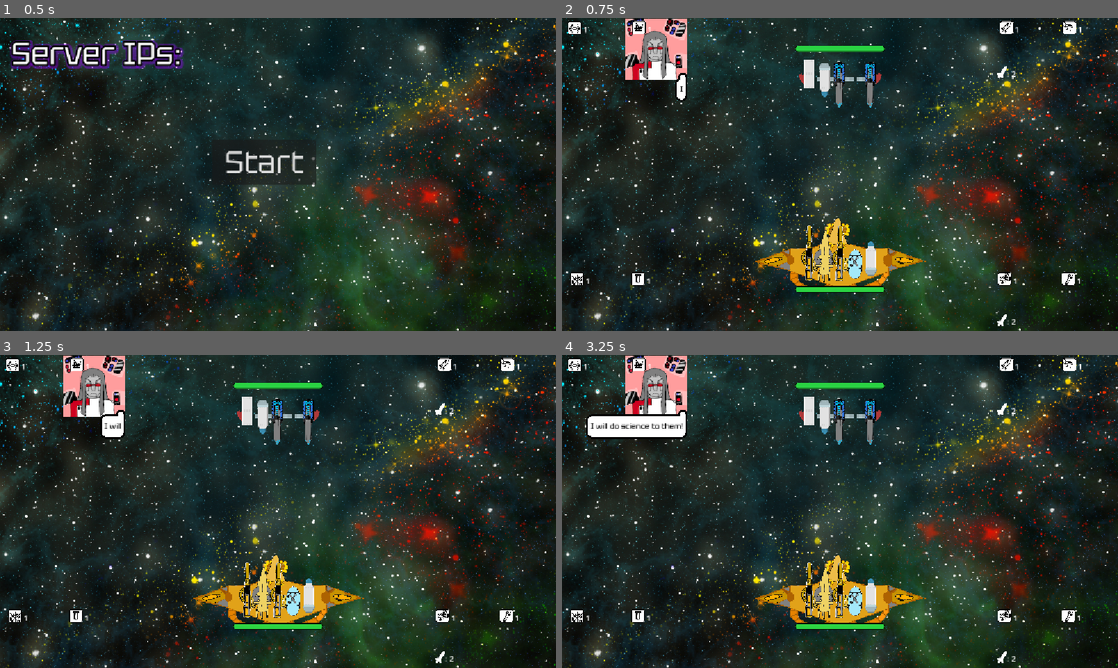
Above: before the commit, frames 1-4 (two rows, left to right).
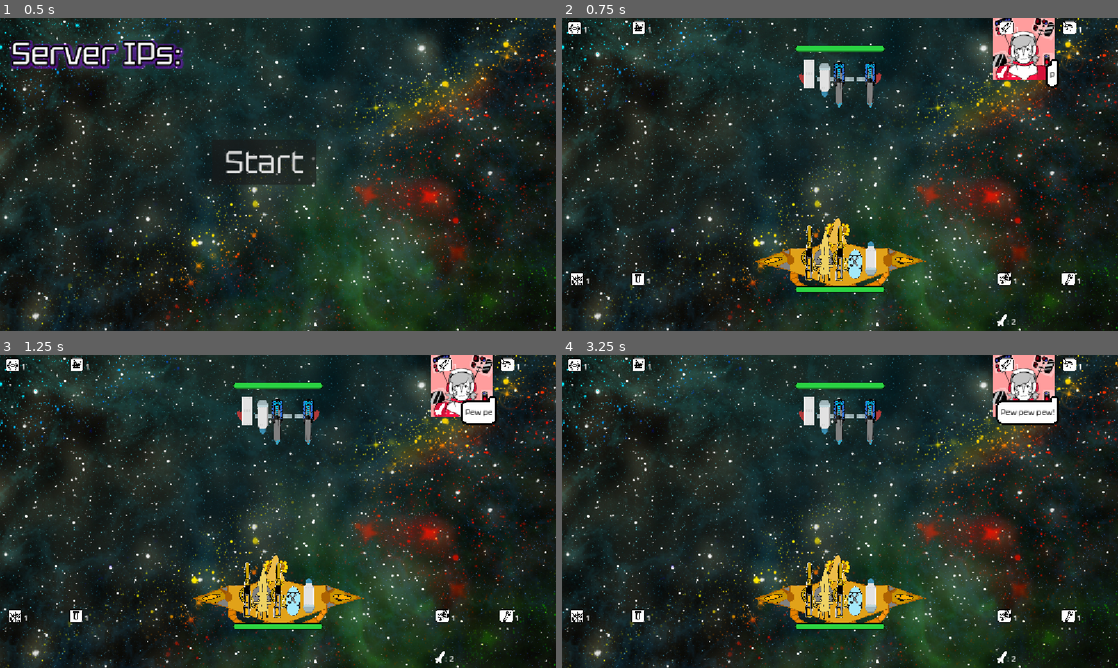
Above: after the commit, the same moments.

Repository: paralinguist/2025-space-pvp
Game: Godot game, scene res://Scenes/test_scene.tscn
Two runs of this game, one before a commit and one after it. Both use one fixed random seed, a clock stepped at 60 frames per second and the inputs below. The engine's default icon, where the game draws it, is replaced by a stand-in: a white triangle on a blue panel in a dark square.
Inputs:
- Up to frame 1 (0.5 s): no input
- Up to frame 2 (0.75 s): click "Start" at 0.5 s
- Up to frame 3 (1.25 s): no input
- Up to frame 4 (3.25 s): no input

Frame 1 is identical in both runs. In frame 2, 4.3% of the frame differs, in the area x 11-90%, y 0-27%; in frame 3, 4.5%; in frame 4, 5.6%, in the area x 4-90%, y 0-27%.

Commit message:
Chatty start!

Diff:
--- a/2025spacegame/Scenes/portrait.tscn
+++ b/2025spacegame/Scenes/portrait.tscn
@@ -12,7 +12,6 @@
 speech_position = 3
 
 [node name="SpeechBubble" parent="." instance=ExtResource("2_e0mi8")]
-anchors_preset = 0
 offset_left = -64.0
 offset_top = -64.0
 offset_right = -63.0
--- a/2025spacegame/Scenes/speech_bubble.tscn
+++ b/2025spacegame/Scenes/speech_bubble.tscn
@@ -58,7 +58,6 @@
 [node name="SpeechBubble" type="Label"]
 z_index = 3
 texture_filter = 2
-anchors_preset = -1
 grow_horizontal = 0
 label_settings = SubResource("LabelSettings_5ioj6")
 script = ExtResource("2_4folf")
--- a/2025spacegame/Scenes/test_scene.tscn
+++ b/2025spacegame/Scenes/test_scene.tscn
@@ -53,7 +53,7 @@
 UI = NodePath("../UI")
 win_message = "Retro Ship Survived"
 
-[node name="Sprite2D" type="Sprite2D" parent="."]
+[node name="Spaaaaace" type="Sprite2D" parent="."]
 z_index = -4096
 position = Vector2(566, 412)
 scale = Vector2(0.8, 0.8)
--- a/2025spacegame/Scripts/main.gd
+++ b/2025spacegame/Scripts/main.gd
@@ -7,9 +7,13 @@
 var chat_rate = 10
 
 func _ready() -> void:
-		for address in IP.get_local_addresses():
-			if (address.split('.').size() == 4) and address.split('.')[0] not in ip_ban_list:
-				$UI/Control/IPLabel.text += " " + address
+	$TechPortraits/TechEngineer.shift_bubble("Right", "Bottom")
+	$RetroPortraits/RetroEngineer.shift_bubble("Right", "Top")
+	$TechPortraits/TechWeapons.shift_bubble("Right", "Bottom")
+	$RetroPortraits/RetroWeapons.shift_bubble("Right", "Top")
+	for address in IP.get_local_addresses():
+		if (address.split('.').size() == 4) and address.split('.')[0] not in ip_ban_list:
+			$UI/Control/IPLabel.text += " " + address
 
 func _on_restart_pressed() -> void:
 	get_tree().reload_current_scene()
@@ -18,9 +22,23 @@
 func chat(team, role, demeanour, text):
 	var portrait = $TechPortraits/TechPilot
 	if team == "tech":
-		if role == "science":
+		if role == "pilot":
+			portrait = $TechPortraits/TechPilot
+		elif role == "science":
 			portrait = $TechPortraits/TechScience
-
+		elif role == "weapons":
+			portrait = $TechPortraits/TechWeapons
+		elif role == "engineer":
+			portrait = $TechPortraits/TechEngineer
+	else:
+		if role == "pilot":
+			portrait = $RetroPortraits/RetroPilot
+		elif role == "science":
+			portrait = $RetroPortraits/RetroScience
+		elif role == "weapons":
+			portrait = $RetroPortraits/RetroWeapons
+		elif role == "engineer":
+			portrait = $RetroPortraits/RetroEngineer
 	portrait.speak(text)
 
 func _on_start_pressed() -> void:
@@ -29,7 +47,25 @@
 	game_started = true
 	$RetroShip.start()
 	$TechShip.start()
-	chat("tech", "science", "normal", "I will do science to them!")
+	var start_chat = randi_range(1,8)
+	if start_chat == 1:
+		chat("tech", "pilot", "normal", "Ace pilot reporting for duty!")
+	elif start_chat == 2:
+		chat("tech", "science", "normal", "I will do science to them!")
+	elif start_chat == 3:
+		chat("tech", "weapons", "normal", "Pew pew pew!")
+	elif start_chat == 4:
+		chat("tech", "engineer", "normal", "Power systems holding!")
+	elif start_chat == 5:
+		chat("retro", "pilot", "normal", "I am a leaf on the wind.")
+	elif start_chat == 6:
+		chat("retro", "science", "normal", "The ship AI isn't trying to kill us. Yet.")
+	elif start_chat == 7:
+		chat("retro", "weapons", "normal", "Pointing lasers AWAY from us this time.")
+	elif start_chat == 8:
+		chat("retro", "engineer", "normal", "I am plugging things into other things!")
+
+
 	for c in $Icons.get_children():
 		c.visible = true
 
--- a/2025spacegame/Scripts/portrait.gd
+++ b/2025spacegame/Scripts/portrait.gd
@@ -13,6 +13,8 @@
 	var siz = texture.get_size()*scale
 	$SpeechBubble.position = siz * pos_look_up[speech_position] + pos_look_up_offset[speech_position]
 
+func shift_bubble(direction, location):
+	$SpeechBubble.set_type(direction, location)
 
 func speak(words):
 	self.visible = true
